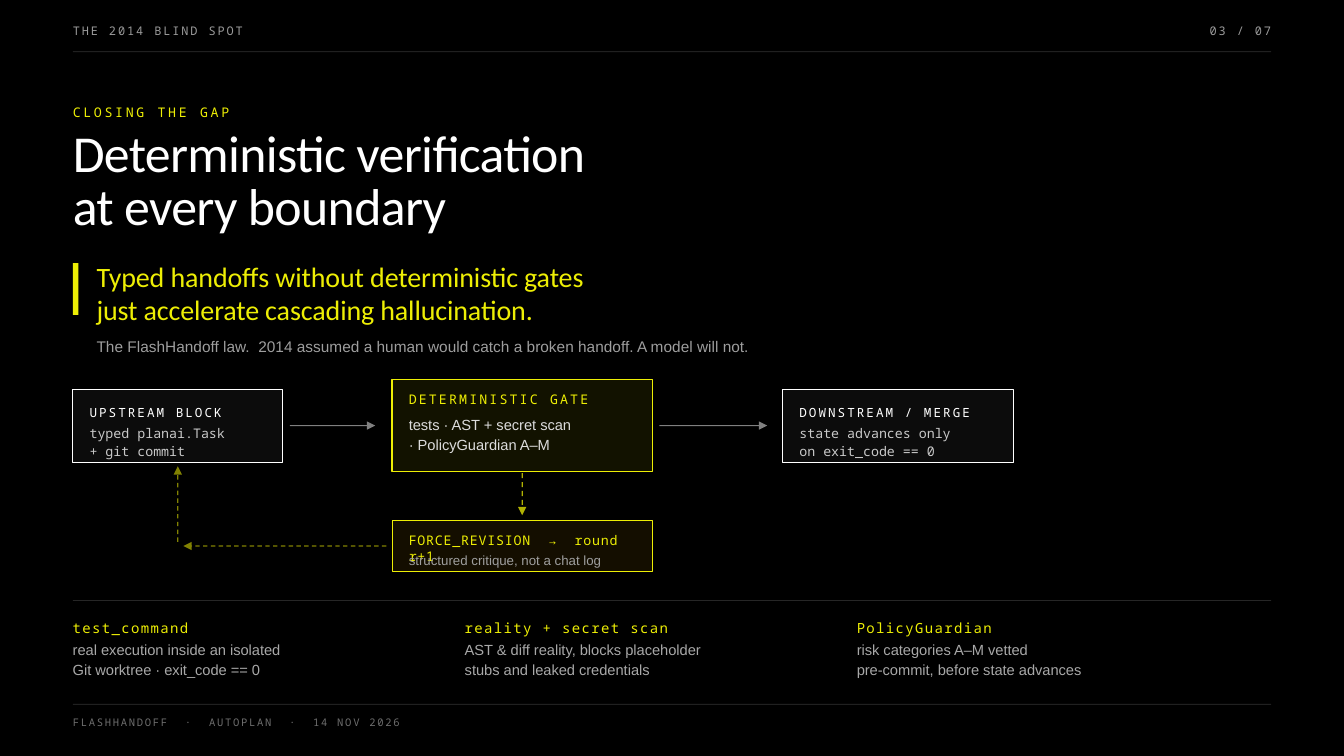
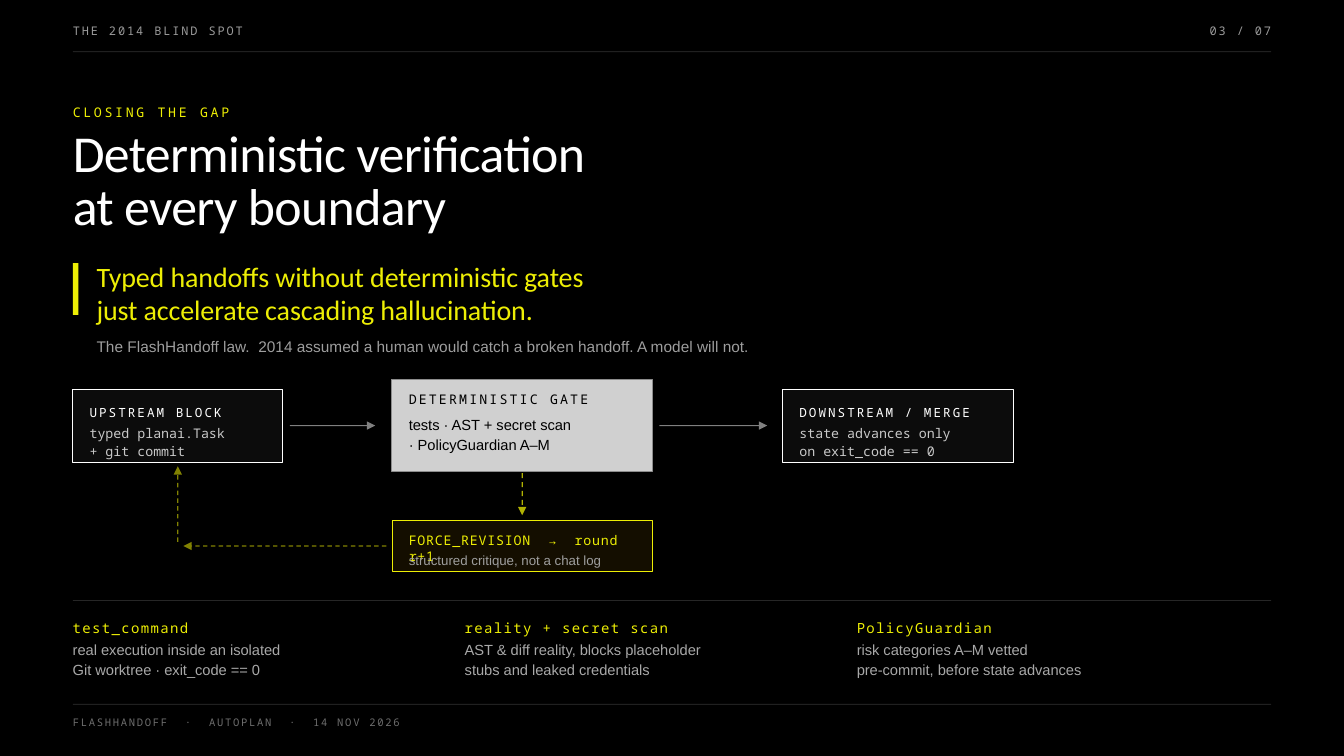
Before and after one commit to maceip/autoplan, a slide deck: slide 3 of preso/FlashHandoff.pptx. Drawn at 1344x756 pixels with LibreOffice and Linux fonts; fonts in the diff are those of the drawing; grey boxes stand for pictures. Boxes give left, top, right and bottom in pixels: in the first picture for what was removed or moved away, otherwise in the second. Text is boxed around its words. In the diff, an @@ line names an element or a change of style, - is before the commit and + after.

```diff
--- a/preso/FlashHandoff.pptx
+++ b/preso/FlashHandoff.pptx
@@ rectangle removed at bbox=[392, 379, 652, 472] @@
@@ picture added at bbox=[392, 379, 652, 472] @@
@@ text "DETERMINISTIC GATE" at bbox=[409, 394, 588, 404]: text colour #EDEE05 to #000000 @@
@@ text "tests · AST + secret ..." at bbox=[409, 419, 571, 453]: text colour #DCDCDC to #000000 @@
```
Also in this commit, not shown: 4 other slides changed, 35 other files.
